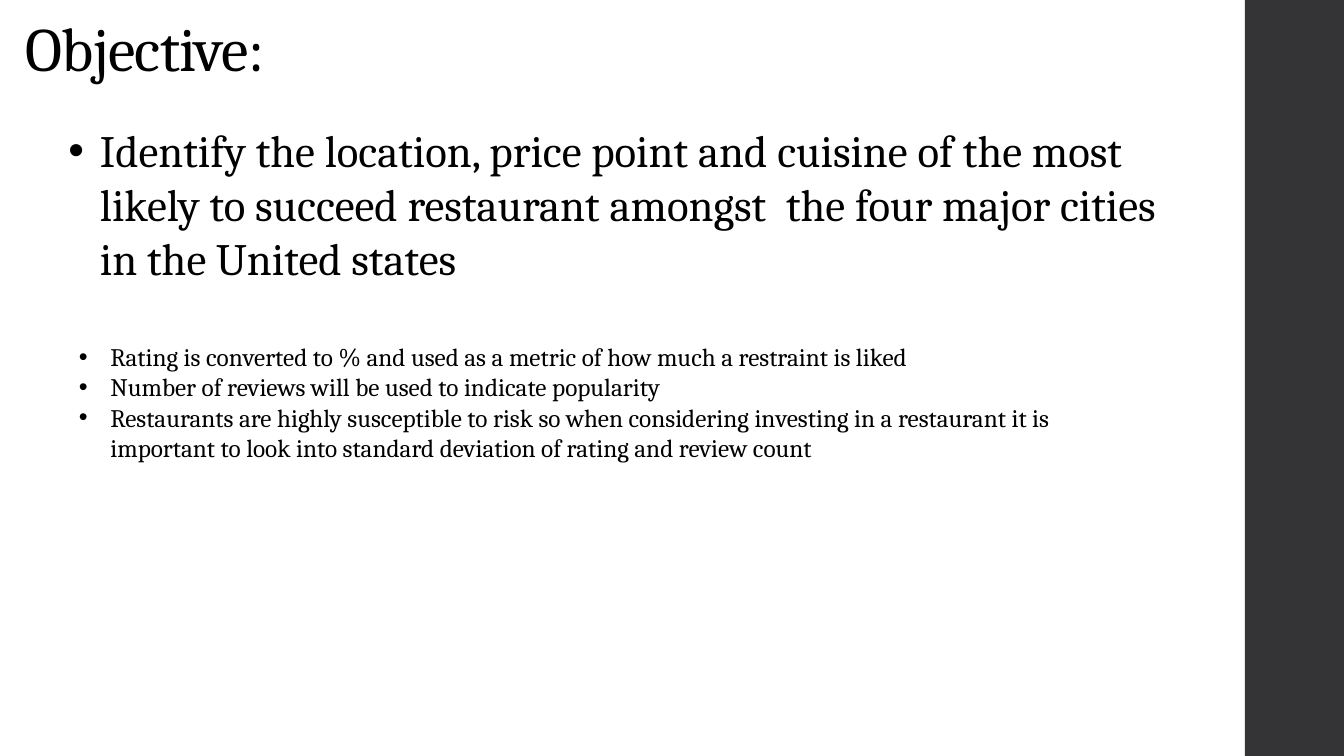
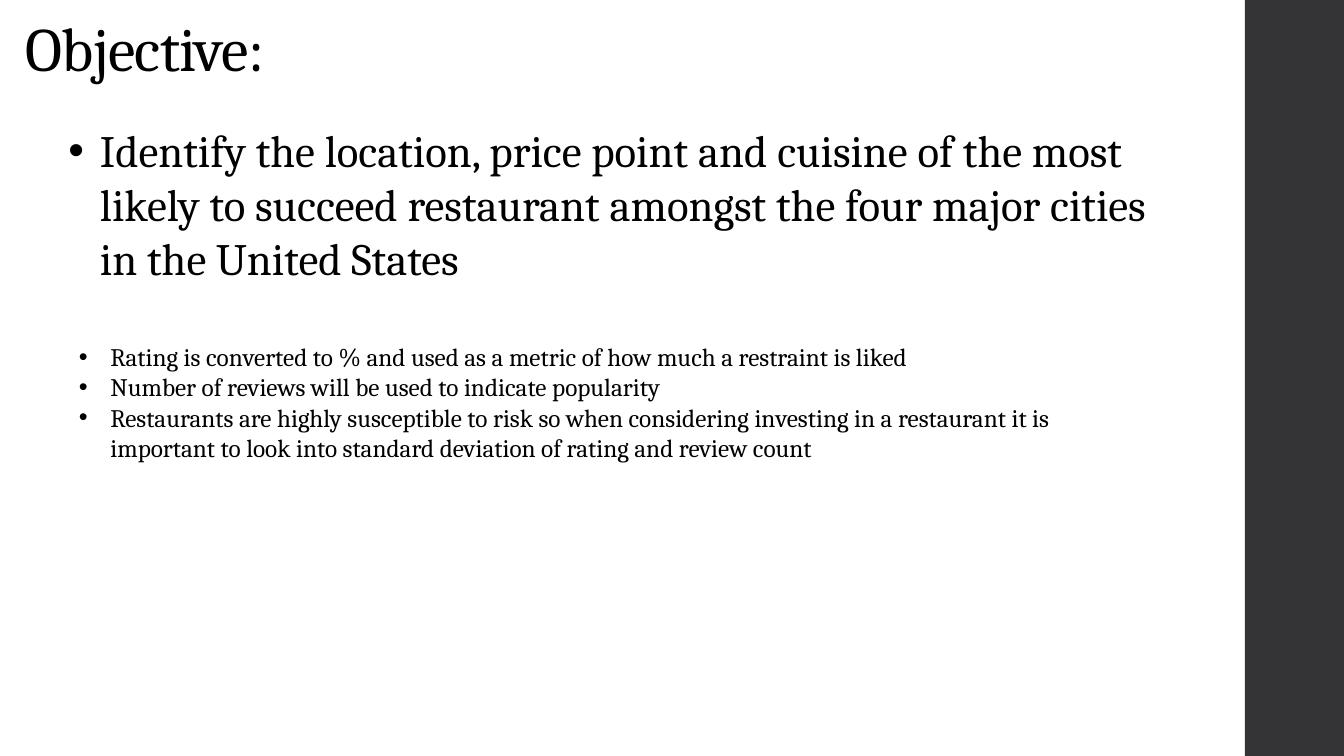
Before and after one commit to MichaelEmmert/OpenTable, a slide deck: slide 7 of opentable.pptm. Drawn at 1344x756 pixels with LibreOffice and Linux fonts; fonts in the diff are those of the drawing. Boxes give left, top, right and bottom in pixels: in the first picture for what was removed or moved away, otherwise in the second. Text is boxed around its words. In the diff, an @@ line names an element or a change of style, - is before the commit and + after.

Commit message:
powerpoint

```diff
--- a/opentable.pptm
+++ b/opentable.pptm
@@ text at <box>100,135,1146,276</box>: text changed @@
-• Identify the location, price point and cuisine of the most likely to succeed restaurant amongst the four major cities in the United states
+• Identify the location, price point and cuisine of the most likely to succeed restaurant amongst the four major cities in the United States
```
Also in this commit, not shown: 2 other slides changed.
